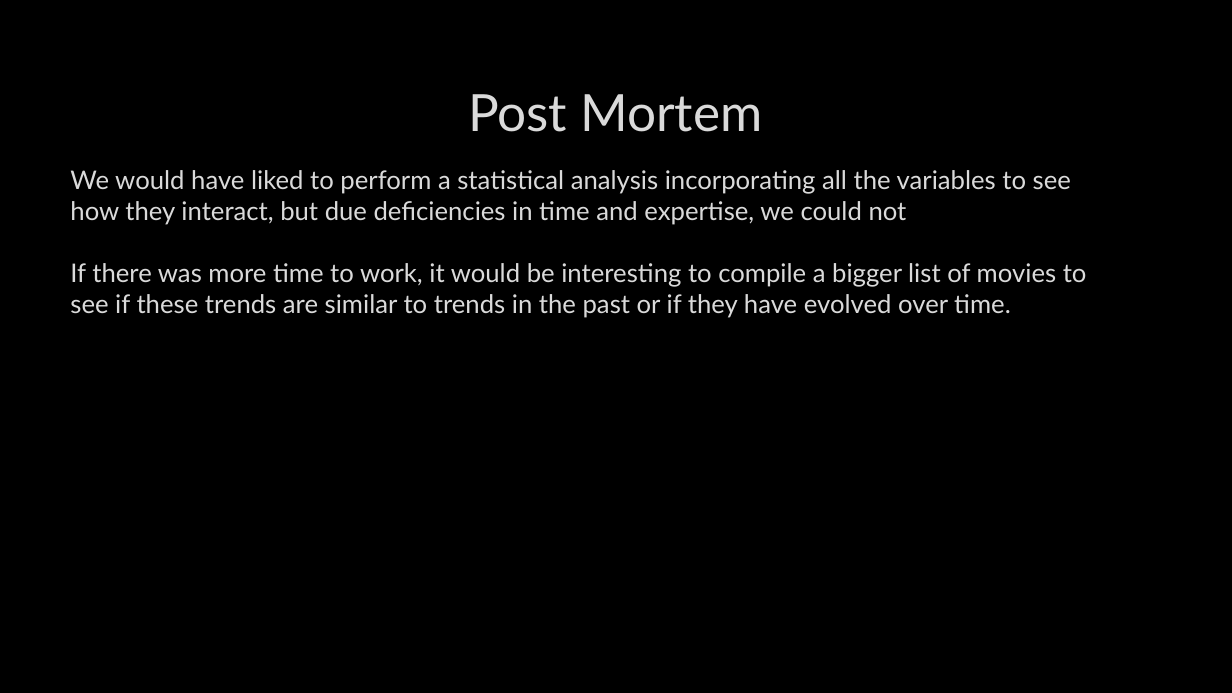
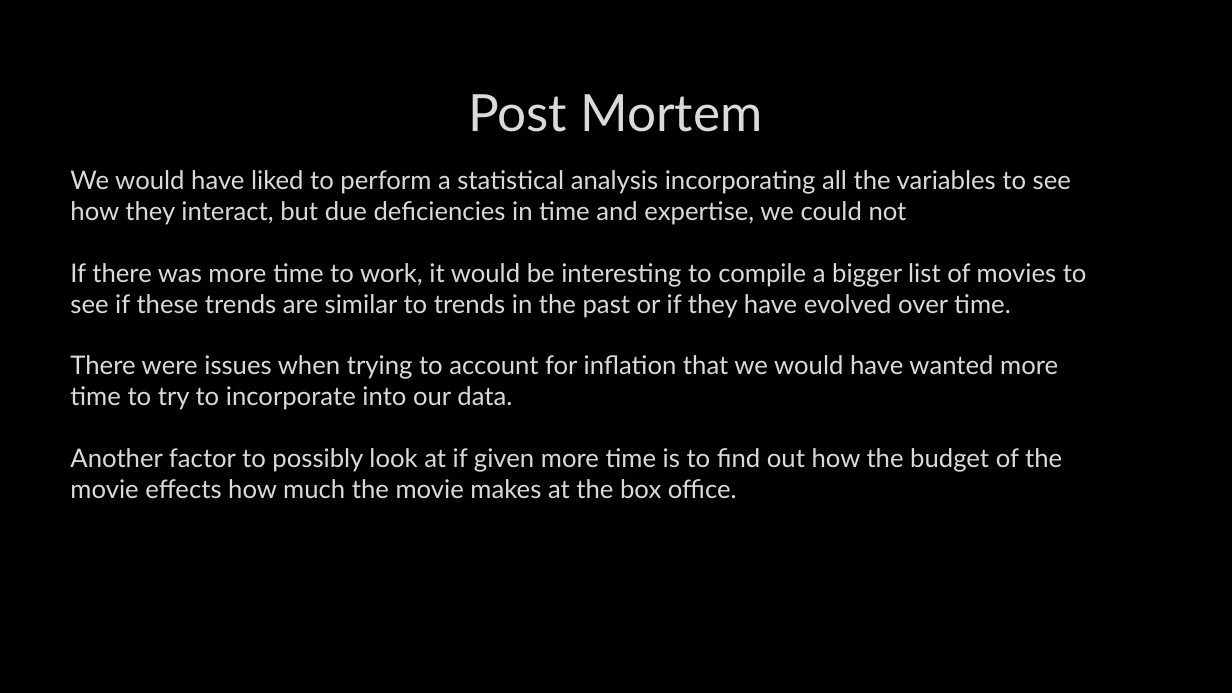
Before and after one commit to Mpalmese/ProjectRepo, a slide deck: slide 9 of Powerpoint/Presentation.pptx. Drawn at 1232x693 pixels with LibreOffice and Linux fonts; fonts in the diff are those of the drawing; background and template pictures are left out. Boxes give left, top, right and bottom in pixels: in the first picture for what was removed or moved away, otherwise in the second. Text is boxed around its words. In the diff, an @@ line names an element or a change of style, - is before the commit and + after.

```diff
--- a/Powerpoint/Presentation.pptx
+++ b/Powerpoint/Presentation.pptx
@@ text at [70, 355, 1062, 498]: paragraphs added @@
+There were issues when trying to account for inflation that we would have wanted more time to try to incorporate into our data.
+Another factor to possibly look at if given more time is to find out how the budget of the movie effects how much the movie makes at the box office.
```
Also in this commit, not shown: 1 other slide changed.
